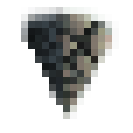
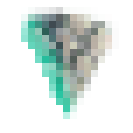
Layers edited between the first and the second 133×133 image:
renamed "sr_altair_stone" to "sr_charged_altair_stone", painted on it over [21, 7, 112, 119]
